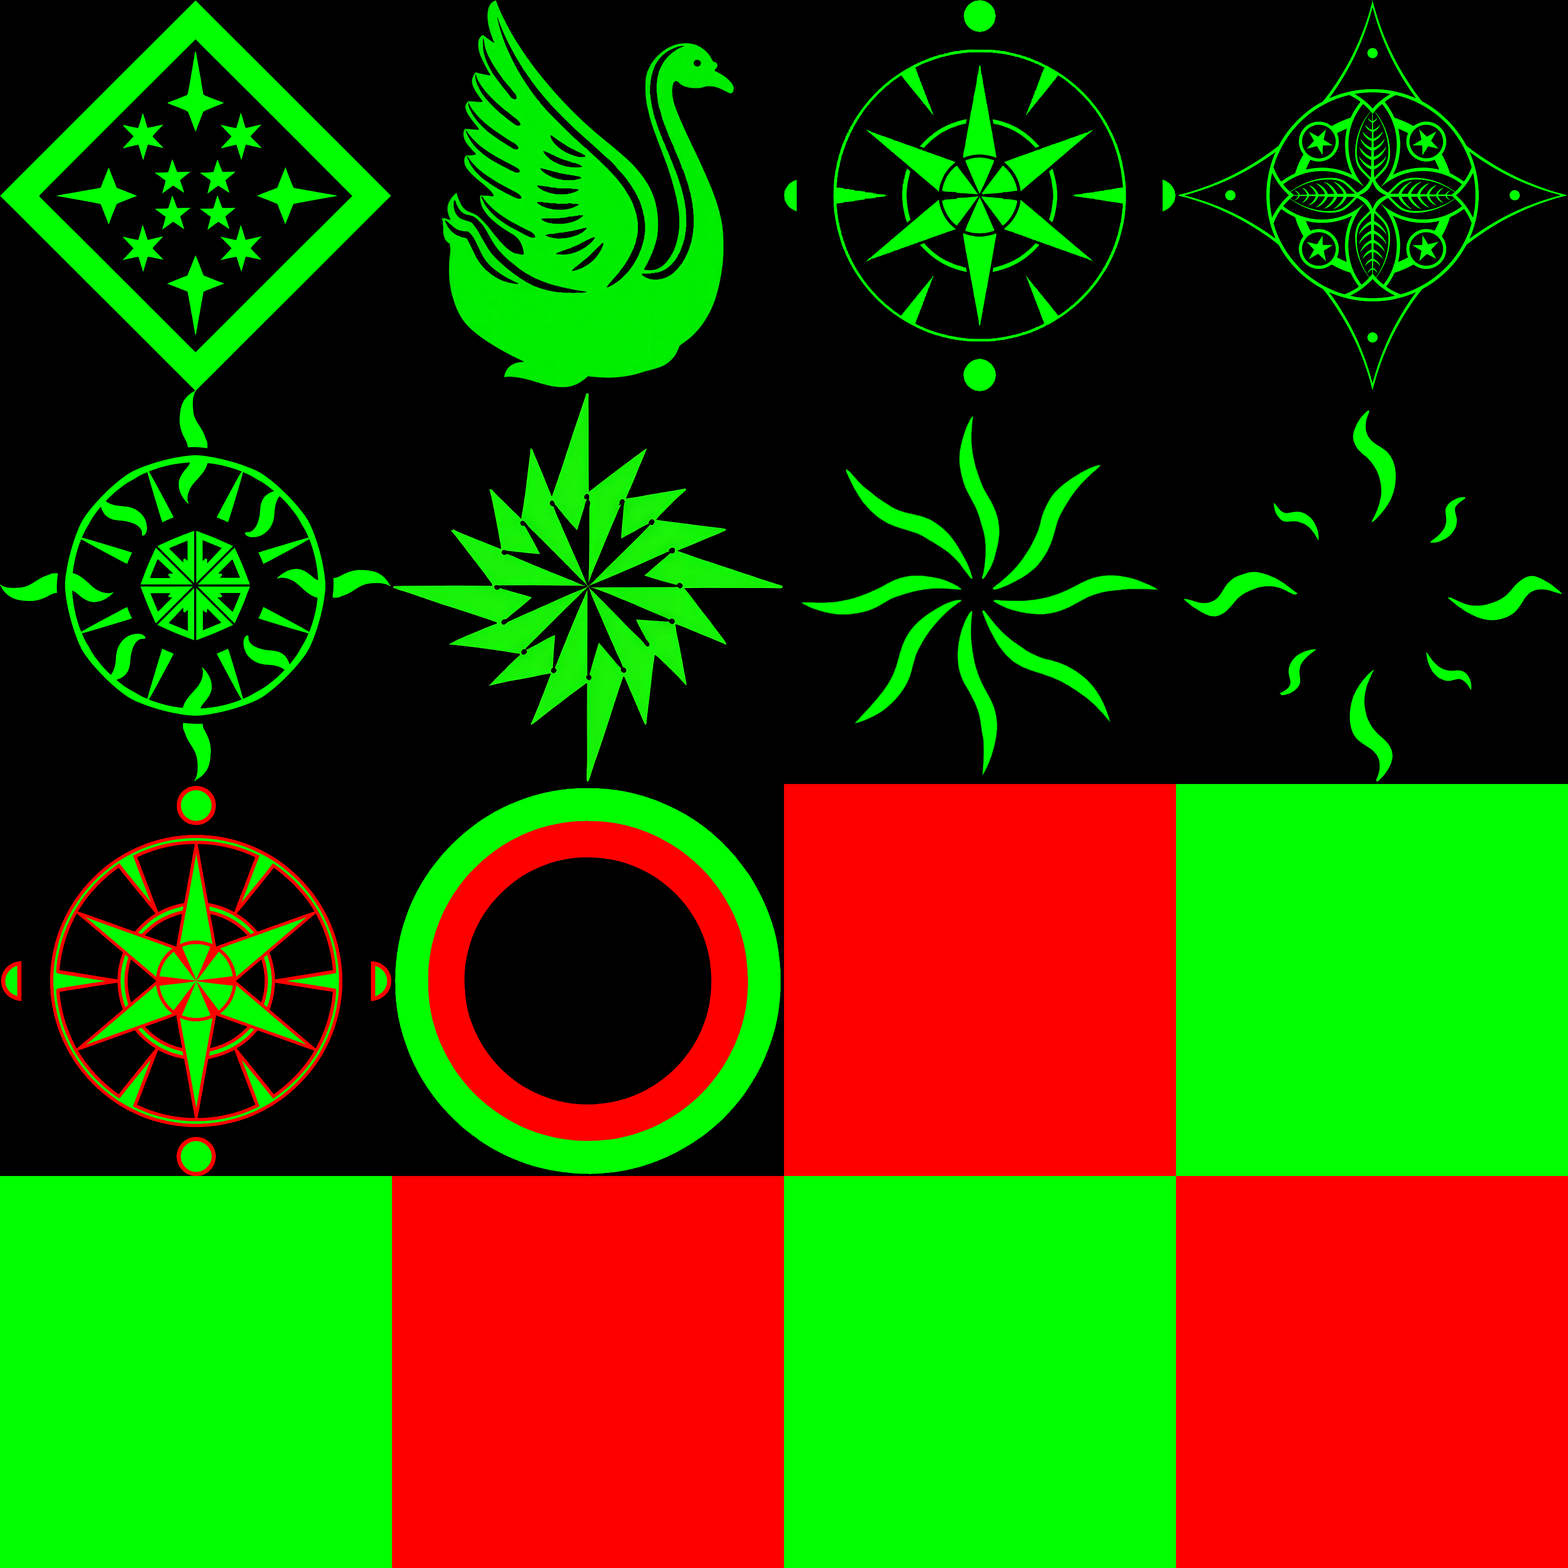
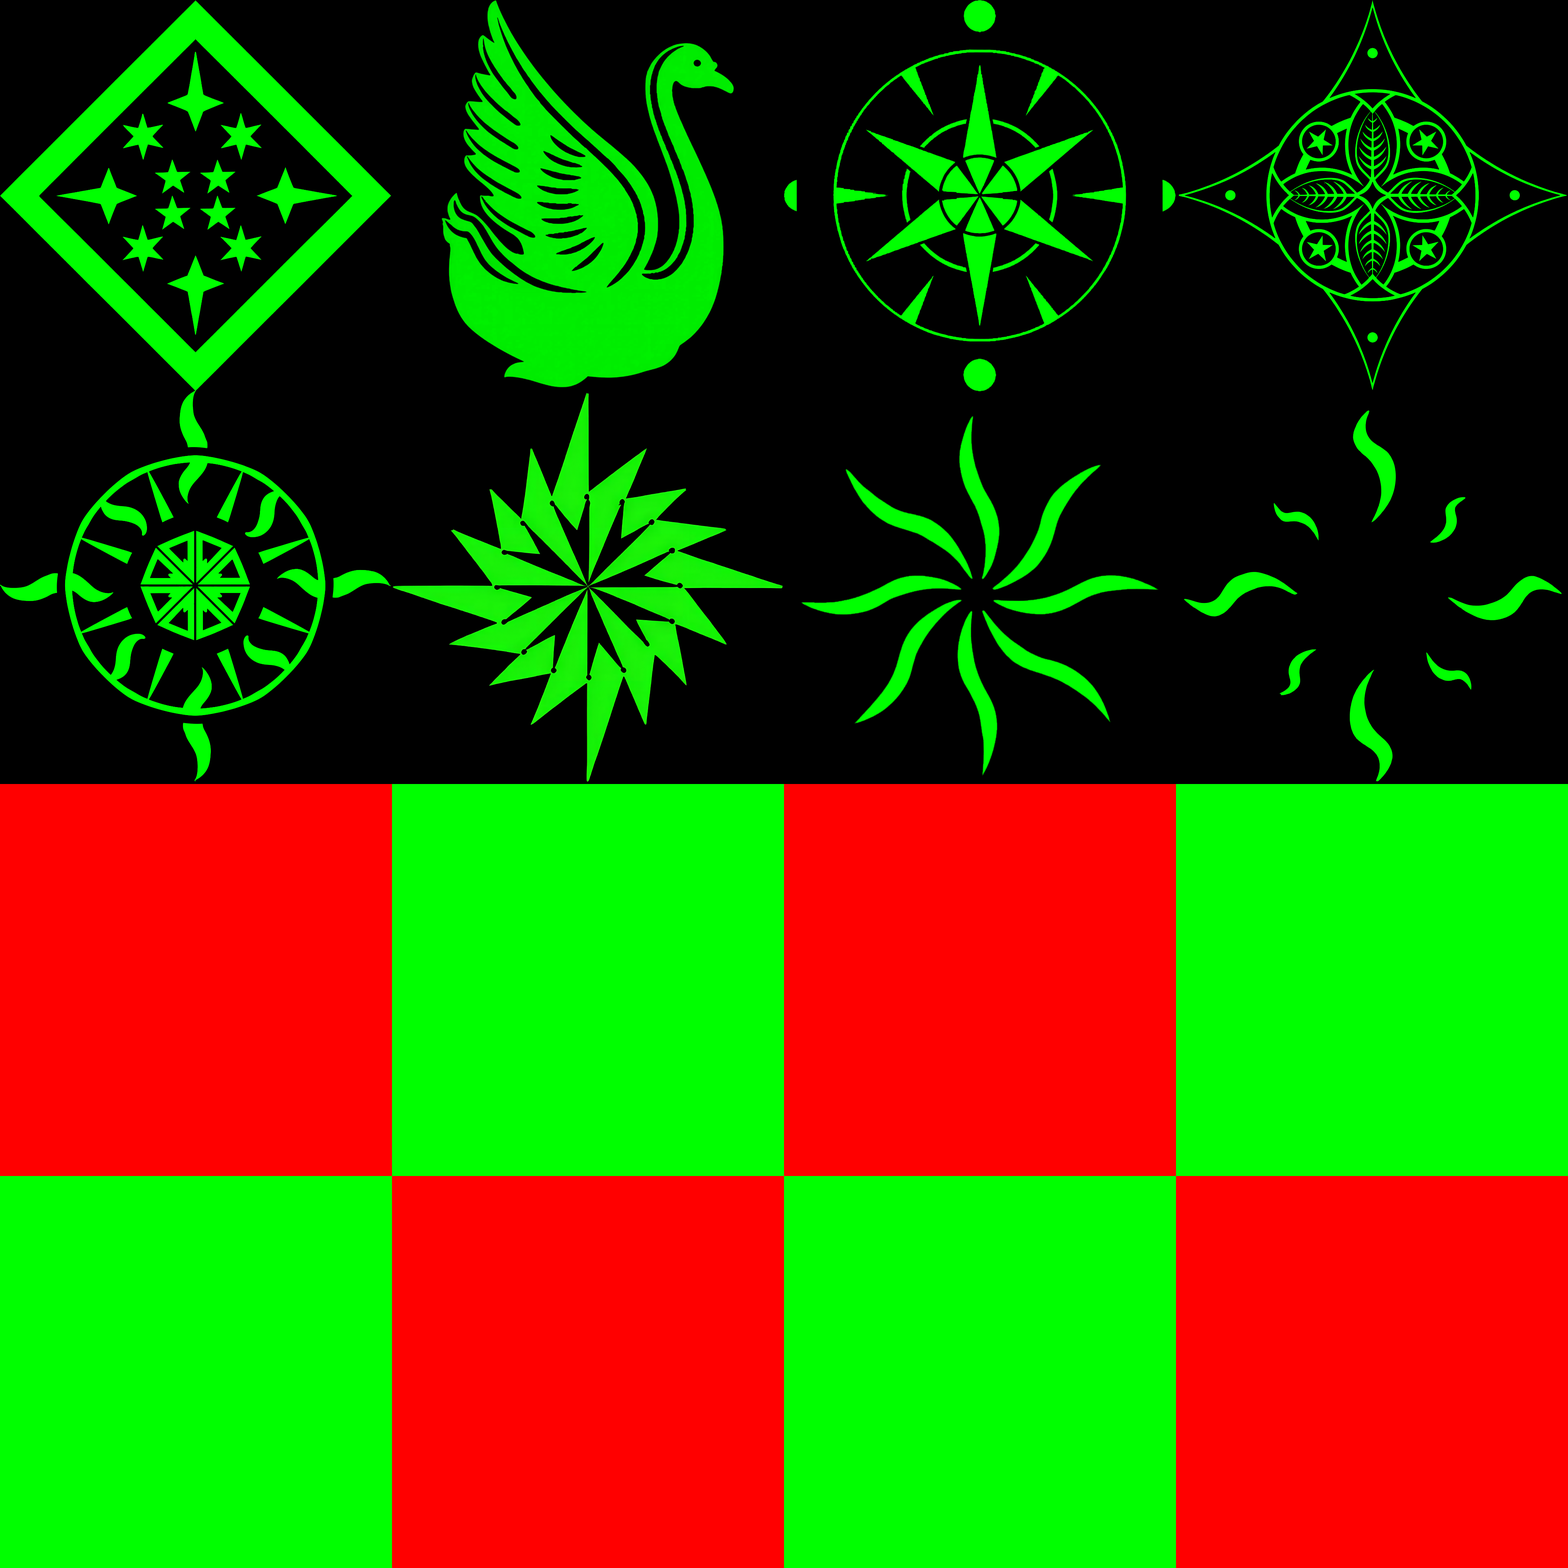
Two versions of the same layered image (1568x1568). Layer-by-layer changes:
removed layer "RezFixer_result" (1st of 10) over [395, 788, 781, 1175]
removed layer "RezFixer_result" (8th of 10, in "Rectangles") from group "Rectangles" over [1, 785, 392, 1176]
showed "Rectangle 2" (4th of 16, in "Rectangles") over [0, 784, 392, 1176]
showed "Rectangle 2" (8th of 16, in "Rectangles") over [392, 784, 784, 1176]